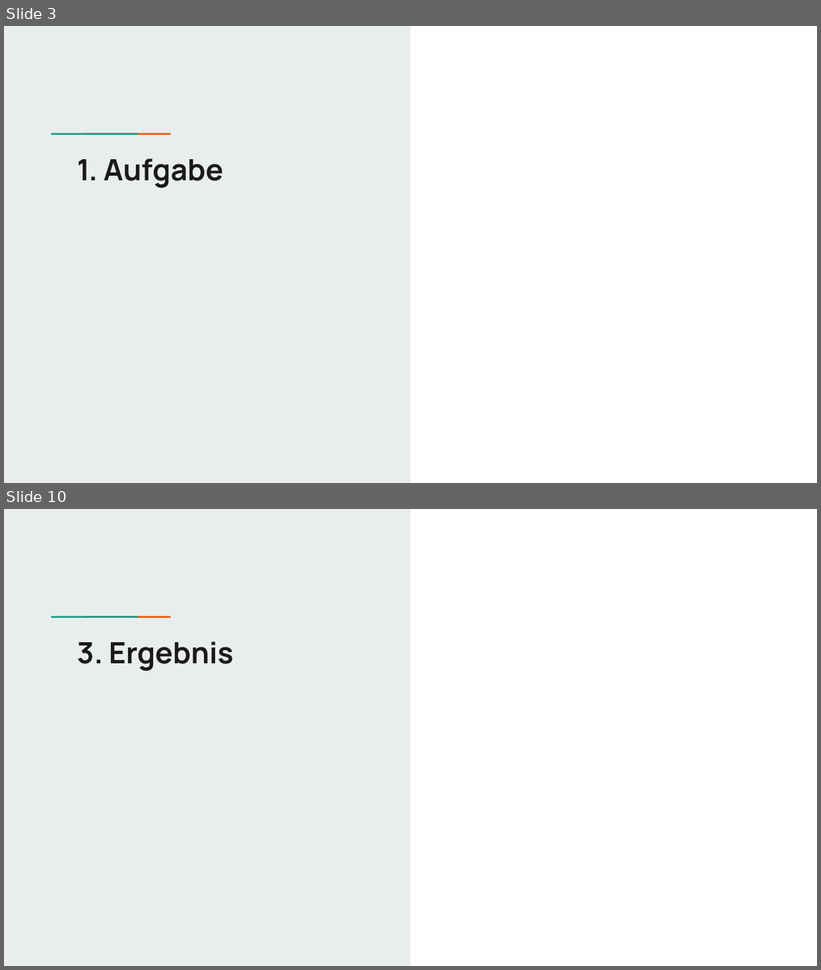
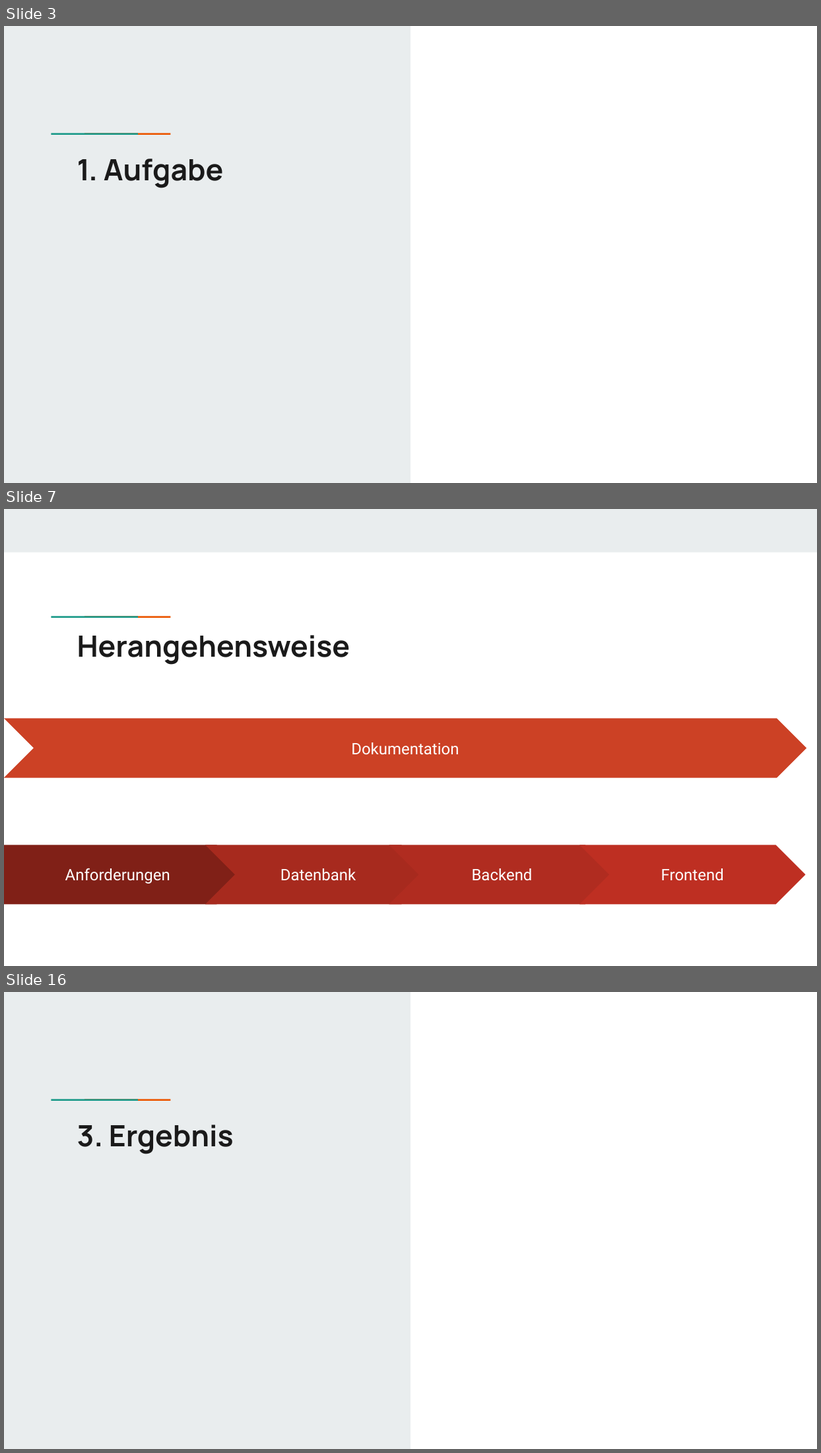
Before and after one commit to vaerl/Uni_MT_Food-Truck, a slide deck: documentation/Präsentation/Präsentation_App.pptx. Shown one above the other, each under a label of ours: slides 3 and 10 before the commit, slides 3, 7 and 16 after it; the slides between them are not shown. The pictures are 821x970 and 821x1453 pixels, drawn with LibreOffice and Linux fonts; fonts in the diff are those of the drawing. Boxes give left, top, right and bottom in pixels: in the first picture for what was removed or moved away, otherwise in the second. Text is boxed around its words. In the diff, an @@ line names an element or a change of style, - is before the commit and + after.

```diff
--- a/documentation/Präsentation/Präsentation_App.pptx
+++ b/documentation/Präsentation/Präsentation_App.pptx
@@ slide 7 added at bbox=[4, 509, 817, 966], background #FFFFFF; not listed: 2 template elements that a slide beside it also shows @@
@@ rectangle added at bbox=[4, 509, 817, 552], fill #E9EDEE @@
@@ title added at bbox=[77, 635, 350, 665], 26 pt, text #1A1A1A, bold @@
+Herangehensweise
@@ chevron added at bbox=[4, 719, 807, 778], fill #CC4125, 14 pt, text #FFFFFF @@
+Dokumentation
@@ pentagon arrow added at bbox=[4, 845, 246, 904], fill #802017, 14 pt, text #FFFFFF @@
+Anforderungen
@@ chevron added at bbox=[206, 845, 432, 904], fill #A72A1E, 14 pt, text #FFFFFF @@
+Datenbank
@@ chevron added at bbox=[389, 845, 615, 904], fill #B02C20, 14 pt, text #FFFFFF @@
+Backend
@@ chevron added at bbox=[580, 845, 806, 904], fill #BE2F22, 14 pt, text #FFFFFF @@
+Frontend
@@ what was slide 10 is now slide 16 @@
```
Also in this commit, not shown: 1 slide changed, 11 other slides added, 7 slides removed, 24 other files.
